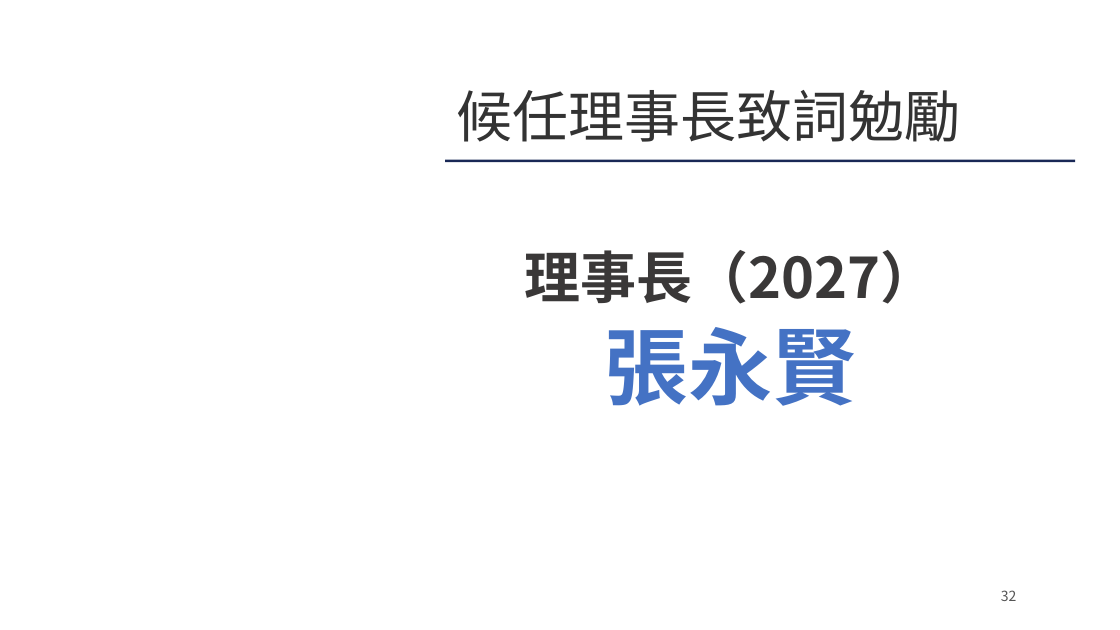
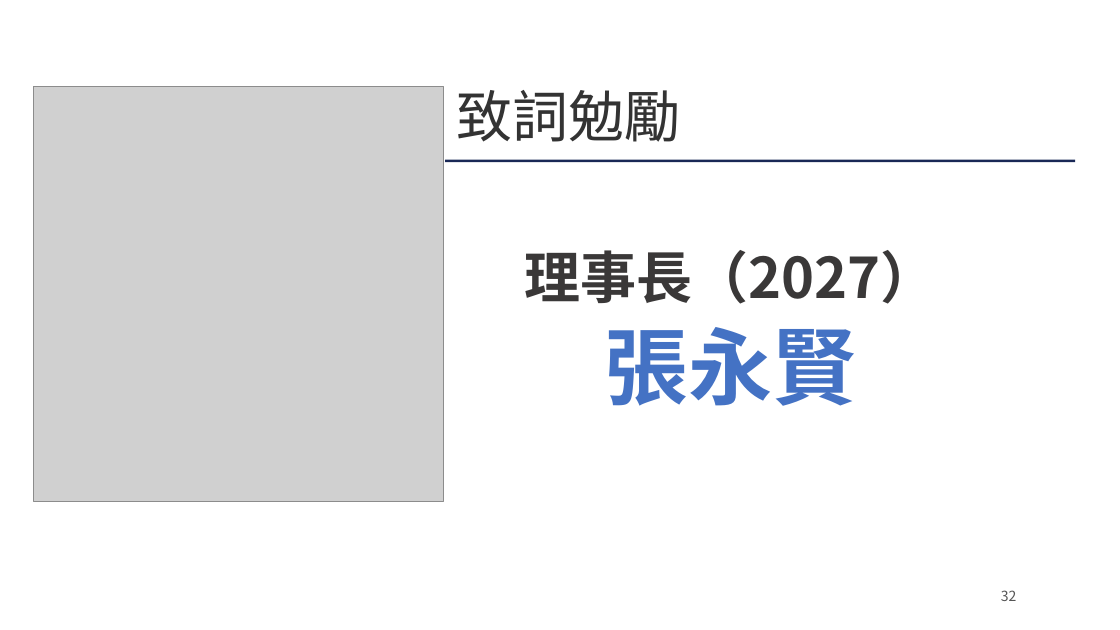
Before and after one commit to Ericliang680928/IAA, a slide deck: slide 32 of 20261204/agm/IAA會員大會簡報_20261204.pptx. Drawn at 1120x630 pixels with LibreOffice and Linux fonts; fonts in the diff are those of the drawing; grey boxes stand for pictures; background and template pictures are left out. Boxes give left, top, right and bottom in pixels: in the first picture for what was removed or moved away, otherwise in the second. Text is boxed around its words. In the diff, an @@ line names an element or a change of style, - is before the commit and + after.

```diff
--- a/20261204/agm/IAA會員大會簡報_20261204.pptx
+++ b/20261204/agm/IAA會員大會簡報_20261204.pptx
@@ picture added at <box>34,87,444,502</box> @@
@@ text at <box>457,90,681,142</box>: text changed @@
-候任理事長致詞勉勵
+致詞勉勵
```
Also in this commit, not shown: 4 other slides changed, 3 other files.
